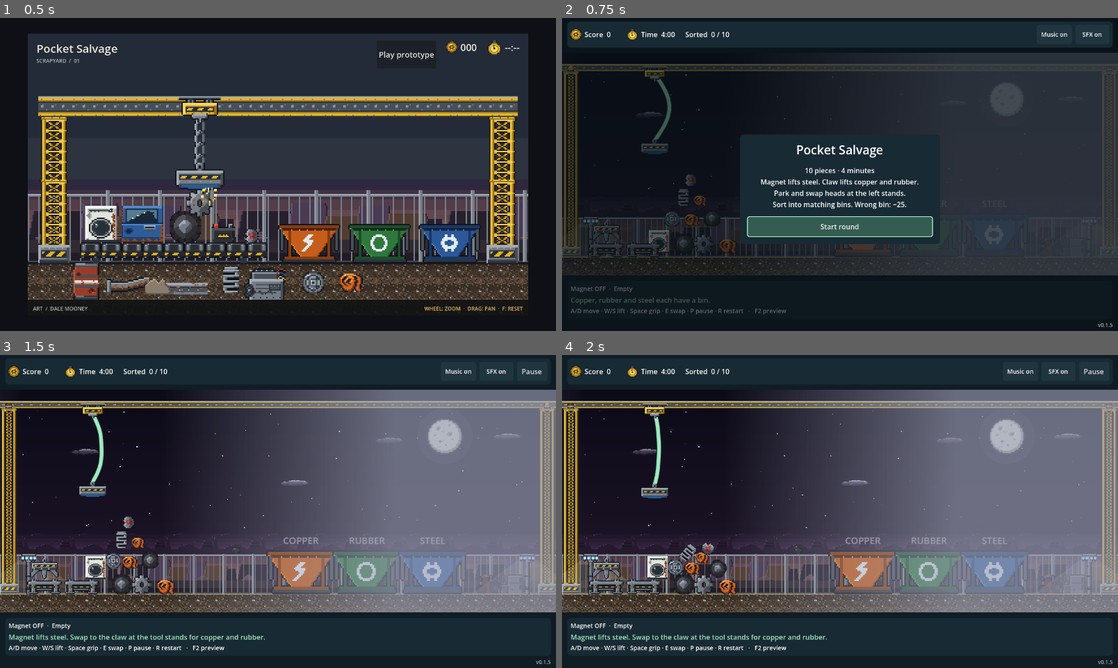
Above: before the commit, frames 1-4 (two rows, left to right).
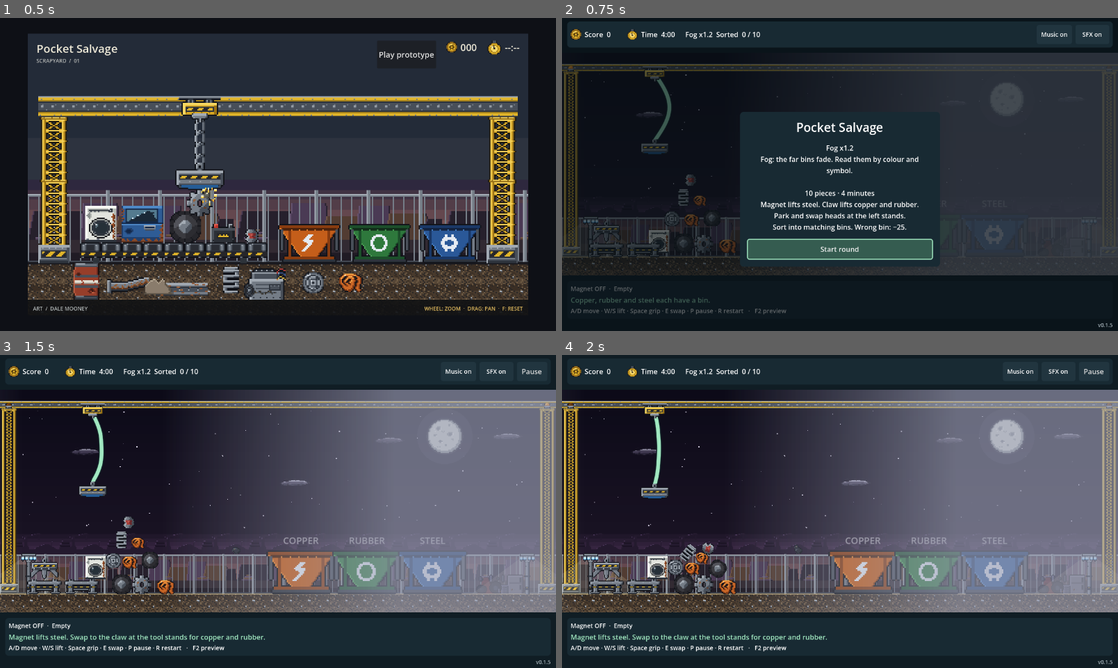
Above: after the commit, the same moments.

Repository: RaresKeY/pocket-salvage
Game: Godot game, scene res://scenes/main.tscn
The game is run twice, just before and just after one commit, with the same random seed, the same clock (stepped at 60 frames per second) and the same inputs.
Inputs:
- Up to frame 1 (0.5 s): no input
- Up to frame 2 (0.75 s): click "Play prototype" at 0.5 s
- Up to frame 3 (1.5 s): click "Start round" at 1.25 s
- Up to frame 4 (2 s): no input

Frame 1 is identical in both runs. In frame 2, 6.6% of the frame differs, in the area x 22-68%, y 4-80%; in frame 3, 0.1%; in frame 4, 0.1%.

Commit message:
Show the round's weather on the HUD

Diff:
--- a/labs/salvage/lab.gd
+++ b/labs/salvage/lab.gd
@@ -208,6 +208,11 @@
 	rebuilding = false
 	_state_changed()
 
+## "Storm x1.6", or just "Clear" when the weather has no multiplier.
+func weather_label() -> String:
+	var profile = weather.profile
+	return profile.label if profile.multiplier <= 1.0 else "%s x%s" % [profile.label,String.num(profile.multiplier,1)]
+
 func scrap_bodies() -> Array:
 	return payloads.filter(func(body): return is_instance_valid(body))
 
@@ -475,7 +480,7 @@
 
 func refresh_hud() -> void:
 	if hud == null or round_state == null: return
-	hud.present({"state":round_state.state,"score":round_state. …(467 unchanged characters)… on,"time_bonus":round_state.time_bonus,"music_on":music_on,"effects_on":sfx.effe …(117 unchanged characters)…
+	hud.present({"state":round_state.state,"score":round_state. …(467 unchanged characters)… on,"time_bonus":round_state.time_bonus,"weather_label":weather_label(),"weather_tip":weather.profile.tip,"weather_bonus":round_state.weather_bonus,"music_on":music_on,"effects_on":sfx.effe …(117 unchanged characters)…
 
 func _command(command: StringName) -> void:
 	match command:
--- a/scripts/ui/round_hud.gd
+++ b/scripts/ui/round_hud.gd
@@ -29,6 +29,7 @@
 var score_label: Label
 var time_label: Label
 var progress_label: Label
+var weather_badge: Label
 var magnet_label: Label
 var feedback_label: Label
 var modal: ColorRect
@@ -65,6 +66,9 @@
 	score_label.custom_minimum_size.x = 90
 	time_label = _stat(row, preload("res://assets/bitwright_8x/hud_timer.png"), "Time  0:00")
 	time_label.custom_minimum_size.x = 94
+	weather_badge = _label(row, "")
+	weather_badge.autowrap_mode = TextServer.AUTOWRAP_OFF
+	weather_badge.visible = false
 	progress_label = _label(row, "Sorted  0 / 0")
 	progress_label.custom_minimum_size.x = 112
 	progress_label.size_flags_horizontal = SIZE_EXPAND_FILL
@@ -230,6 +234,9 @@
 	if hurry: time_label.add_theme_color_override("font_color", HURRY_COLOR)
 	else: time_label.remove_theme_color_override("font_color")
 	progress_label.text = "Sorted  %d / %d" % [int(data.get("delivered", 0)), int(data.get("total", 0))]
+	var weather := str(data.get("weather_label", ""))
+	weather_badge.text = weather
+	weather_badge.visible = not weather.is_empty()
 	var held := str(data.get("held_material", ""))
 	var grip := str(data.get("grip_label", "Magnet " + ("ON" if data.get("magnet_on", false) else "OFF")))
 	magnet_label.text = "%s  ·  %s" % [grip, "Carrying " + held if not held.is_empty() else "Empty"]
@@ -248,10 +255,13 @@
 			details.text = "%s\nScore  %d\nCorrect  %d  ·  Wrong  %d" % [reason, int(data.get("score", 0)), int(data.get("correct", 0)), int(data.get("wrong", 0))]
 			var bonus := int(data.get("time_bonus", 0))
 			if bonus > 0: details.text += "\nTime bonus  +%d" % bonus
+			var weather_bonus := int(data.get("weather_bonus", 0))
+			if weather_bonus > 0: details.text += "\n%s  +%d" % [weather, weather_bonus]
 			action.text = "Play again"
 		_:
 			heading.text = "Pocket Salvage"
 			details.text = "10 pieces · 4 minutes\nMagnet lifts steel. Claw lifts copper and rubber.\nPark and swap heads at the left stands.\nSort into matching bins. Wrong bin: −25."
+			if not weather.is_empty(): details.text = "%s\n%s\n\n%s" % [weather, str(data.get("weather_tip", "")), details.text]
 			action.text = "Start round"
 	if previous != state:
 		if modal.visible: action.grab_focus()
--- a/scripts/weather/effects/rain_effect.gd
+++ b/scripts/weather/effects/rain_effect.gd
@@ -11,7 +11,7 @@
 func _start() -> void:
 	var floor_y: float = context.layout.ground_top
 	var width: float = context.layout.bounds.size.x
-	streaks = _particles(int(weather.profile.rain * 0.6), Vector2(width * 0.5, -20), Vector2(width * 0.6, 4), Color(0.8, 0.86, 1.0, 0.7), 0.6)
+	streaks = _particles(int(weather.profile.rain * 0.6), Vector2(width * 0.5, -20), Vector2(width * 0.5, 4), Color(0.8, 0.86, 1.0, 0.7), 0.6)
 	streaks.texture = _line_texture()
 	streaks.spread = 2
 	streaks.initial_velocity_min = FALL
--- a/tests/hud_test.gd
+++ b/tests/hud_test.gd
@@ -79,9 +79,17 @@
 	assert(hud.score_label.text == "Score  75", "A score change within the same displayed second appears immediately")
 	hud.present({"state":"paused", "time_left":9})
 	assert(hud.time_label.modulate.a == 1.0, "Pulse stops outside running")
+	hud.present({"state": "ready", "weather_label": "Storm x1.6", "weather_tip": "Gusts, slick ground and lightning."})
+	assert(hud.details.text.contains("Storm x1.6") and hud.details.text.contains("Gusts") and hud.weather_badge.text == "Storm x1.6" and hud.weather_badge.visible)
+	await process_frame
+	assert(hud.weather_badge.get_line_count() == 1 and hud.top_panel.size.y < 90, "weather badge stays on one line and the top bar stays compact")
+	hud.present({"state": "finished", "score": 500, "weather_label": "Storm x1.6", "weather_bonus": 188})
+	assert(hud.details.text.contains("Storm x1.6  +188"))
+	hud.present({"state": "running"})
+	assert(not hud.weather_badge.visible, "no badge without weather data")
 	hud.queue_free()
 	await process_frame
-	print("HUD_TEST_OK states, signals, real mouse clicks, focus, counters, responsive actions")
+	print("HUD_TEST_OK states, signals, real mouse clicks, focus, counters, responsive actions, weather")
 	quit()
 
 func click(button: Button) -> void:
--- a/tests/weather_test.gd
+++ b/tests/weather_test.gd
@@ -174,5 +174,18 @@
 	assert(loud.sfx.effects_enabled == false, "music toggle leaves the SFX setting alone")
 	loud.queue_free()
 	await process_frame
-	print("WEATHER_TEST_OK profiles, weighted pick, calm, wind and gusts, lightning sequence, pause, forced weather, grip, multiplier, wind, rain, fog, lightning and power cuts, sounds")
+	for id in [&"clear", &"fog", &"wind", &"rain", &"storm"]:
+		var each = Lab.instantiate()
+		each.forced_weather = id
+		root.add_child(each)
+		await process_frame
+		each.start_round()
+		for body in each.scrap_bodies(): each.round_state.accept_delivery(body.item_id, body.material_id, body.material_id)
+		var earned: int = each.round_state.score - each.round_state.weather_bonus
+		assert(each.round_state.state == &"finished" and each.round_state.weather_bonus == roundi(earned * (each.weather.profile.multiplier - 1.0)), "%s round finishes with its bonus" % id)
+		each.refresh_hud()
+		assert(each.hud.weather_badge.text.begins_with(each.weather.profile.label), "%s shows on the HUD" % id)
+		each.queue_free()
+		await process_frame
+	print("WEATHER_TEST_OK profiles, weighted pick, calm, wind and gusts, lightning sequence, pause, forced weather, grip, multiplier, wind, rain, fog, lightning and power cuts, sounds, full rounds")
 	quit()
